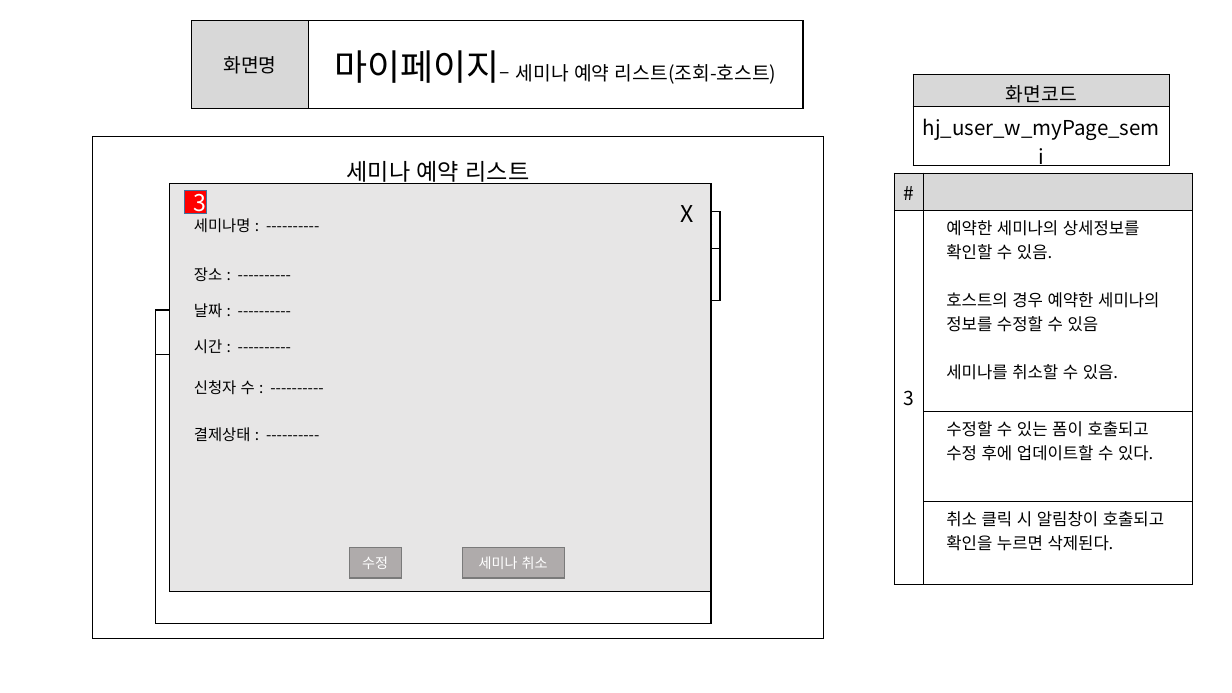
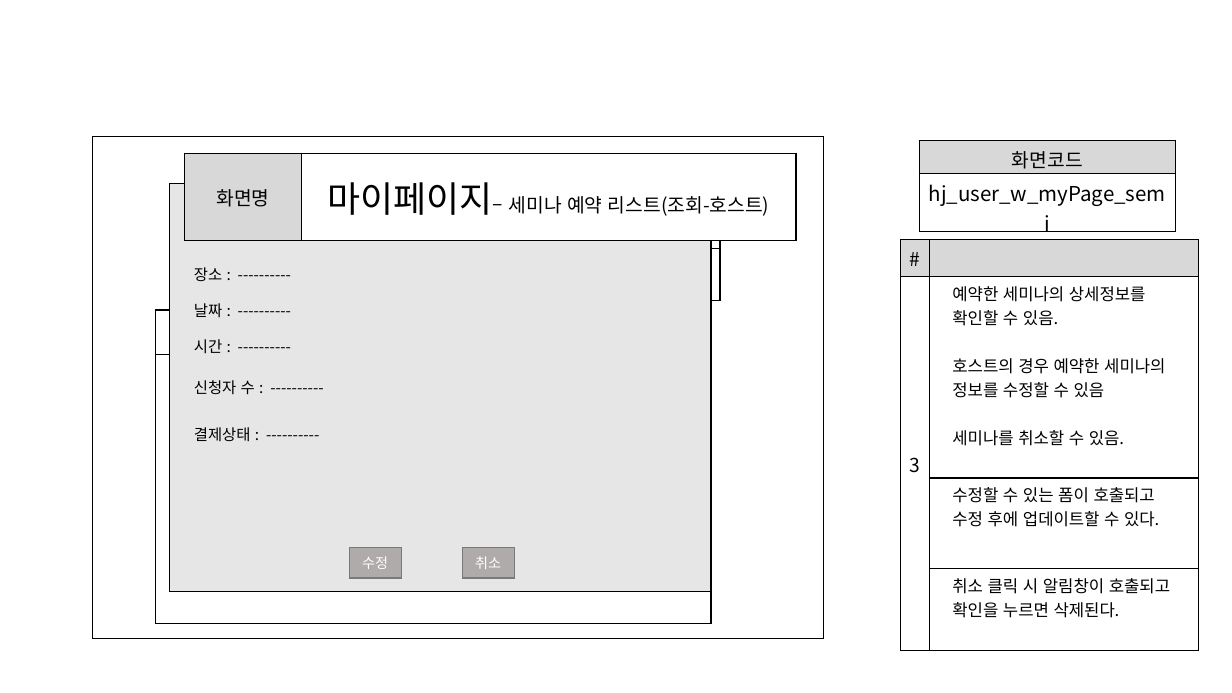
Before and after one commit to ezenteam2/e-Zone, a slide deck: slide 6 of 0 발표용 파워포인트/0403 1차발표/0403 project05 - 파워포인트 - 형준.pptx. Drawn at 1232x693 pixels with LibreOffice and Linux fonts; fonts in the diff are those of the drawing; background and template pictures are left out. Boxes give left, top, right and bottom in pixels: in the first picture for what was removed or moved away, otherwise in the second. Text is boxed around its words. In the diff, an @@ line names an element or a change of style, - is before the commit and + after.

```diff
--- a/0 발표용 파워포인트/0403 1차발표/0403 project05 - 파워포인트 - 형준.pptx
+++ b/0 발표용 파워포인트/0403 1차발표/0403 project05 - 파워포인트 - 형준.pptx
@@ table: place and size @@
-table at box(913, 75, 1169, 144)
+table at box(920, 140, 1176, 210)
@@ table: place and size @@
-table at box(192, 20, 803, 107)
+table at box(185, 153, 796, 240)
@@ text added at box(328, 182, 769, 216), 18 pt, text #FFFFFF @@
+마이페이지 – 세미나 예약 리스트(조회-호스트)
@@ table: place and size @@
-table at box(895, 173, 1193, 555)
+table at box(901, 239, 1200, 622)
@@ text in rectangle at box(573, 240, 606, 241): text added @@
+주최
@@ rectangle "취소": place and size @@
-rectangle "취소" at box(462, 547, 565, 578)
+rectangle "취소" at box(462, 547, 514, 578)
@@ text in rectangle at box(475, 556, 501, 569): text changed @@
-세미나 취소
+취소
```
Also in this commit, not shown: 7 other slides changed.
